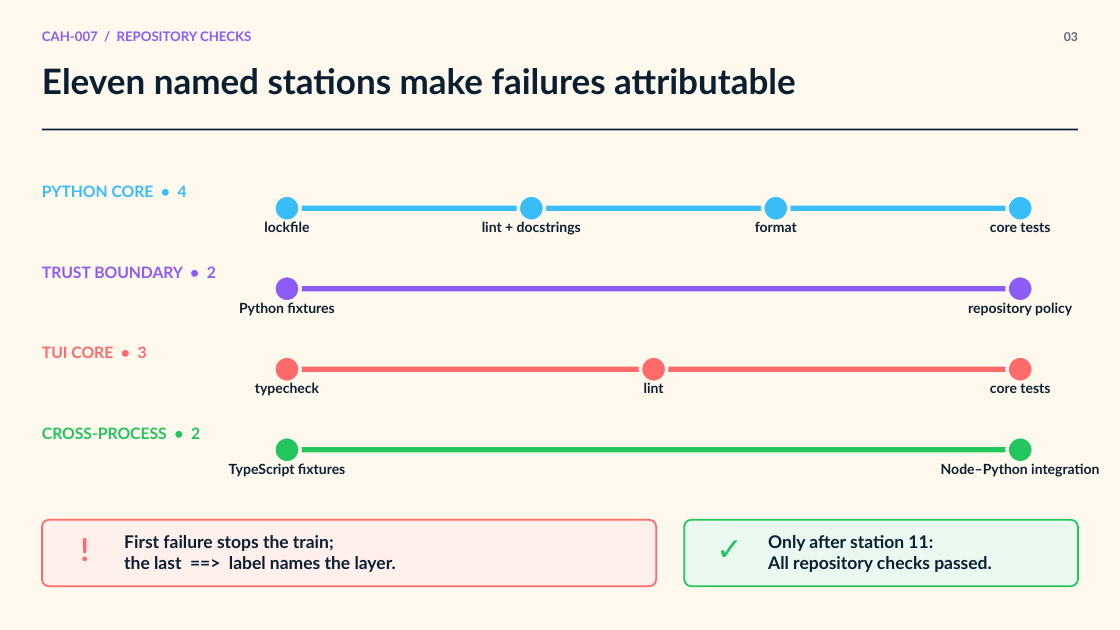
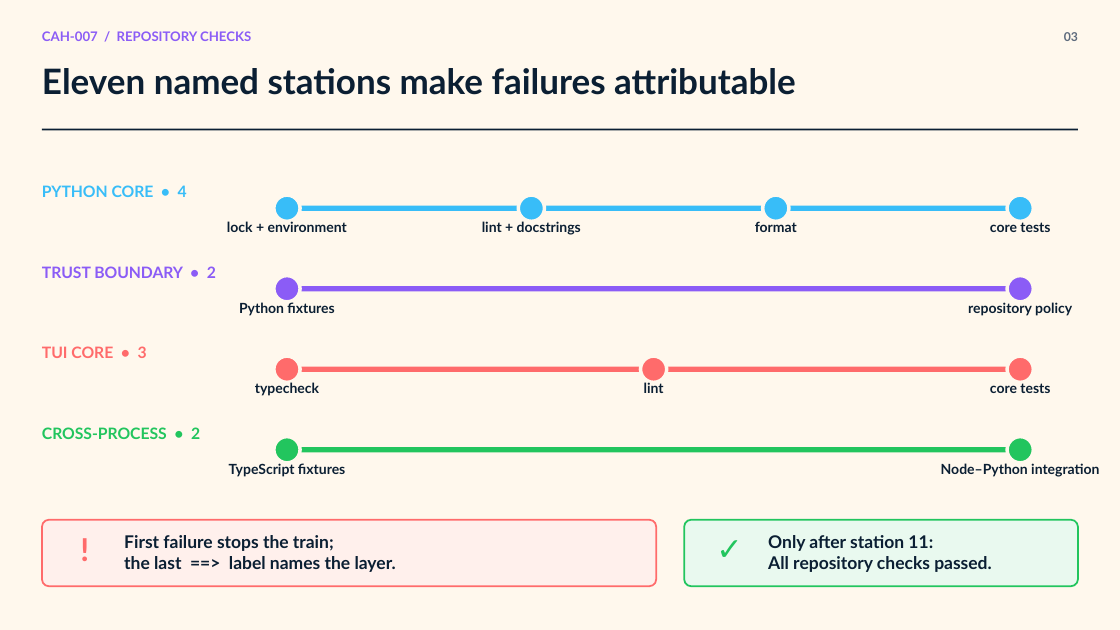
Before and after one commit to jimmie-potts/code-assist-harness, a slide deck: slide 3 of docs/lessons/assets/cah-007-repository-checks.pptx. Drawn at 1120x630 pixels with LibreOffice and Linux fonts; fonts in the diff are those of the drawing. Boxes give left, top, right and bottom in pixels: in the first picture for what was removed or moved away, otherwise in the second. Text is boxed around its words. In the diff, an @@ line names an element or a change of style, - is before the commit and + after.

```diff
--- a/docs/lessons/assets/cah-007-repository-checks.pptx
+++ b/docs/lessons/assets/cah-007-repository-checks.pptx
@@ text at [227,221,347,232]: text changed @@
-lockfile
+lock + environment
```
Also in this commit, not shown: 2 other slides changed, 7 other files.
